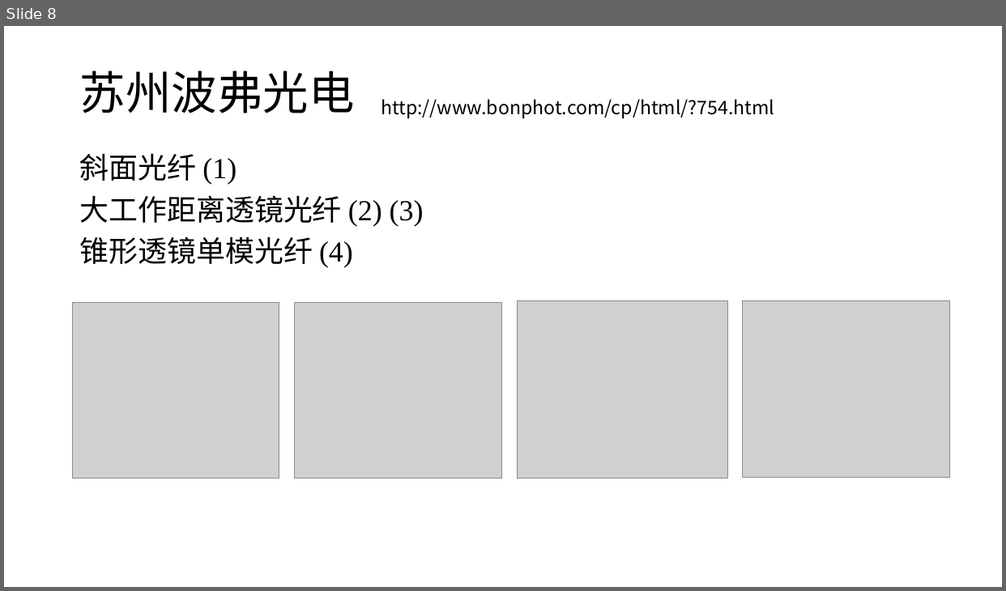
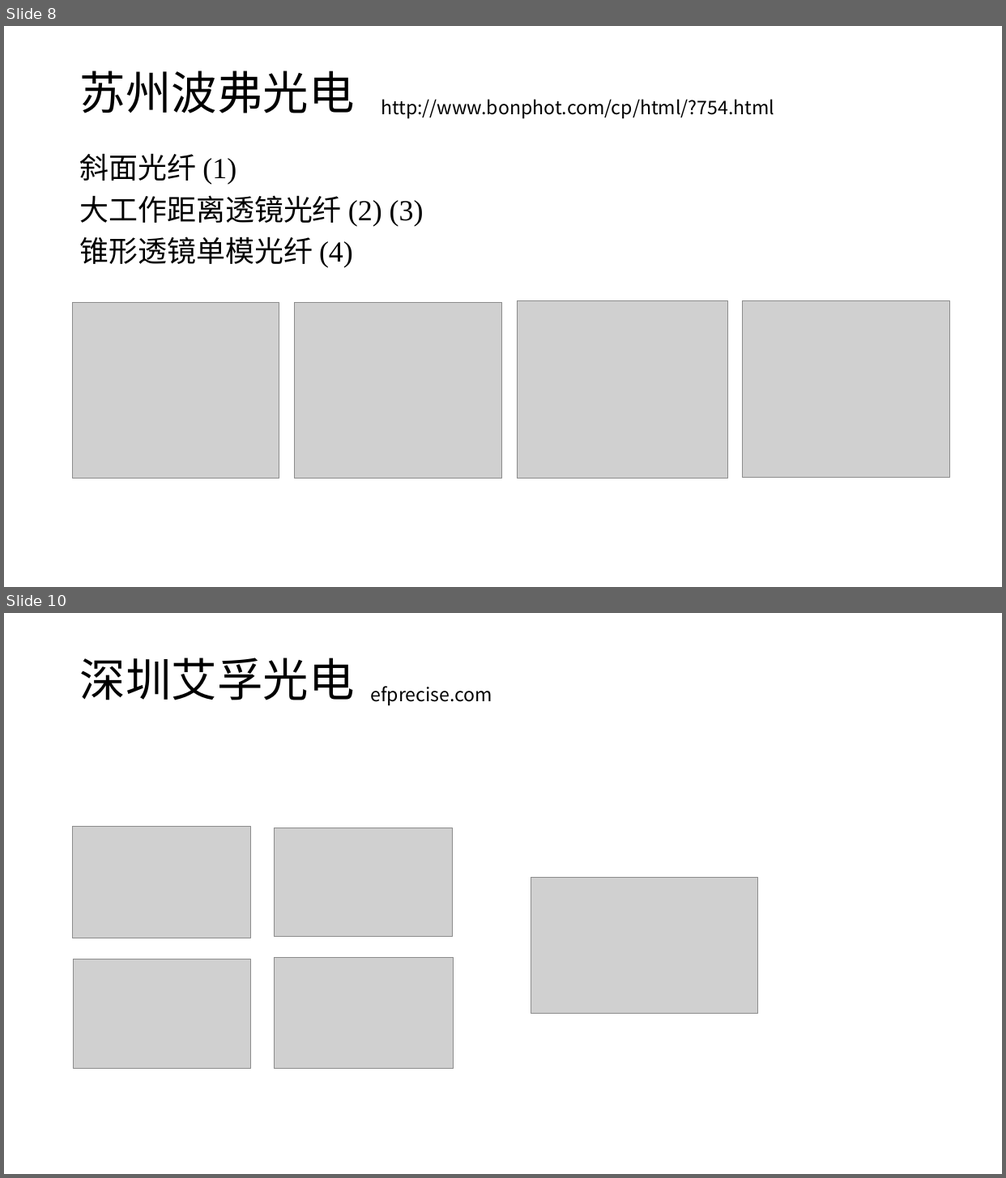
Before and after one commit to lucaschang95/DiscussionWithLin, a slide deck: 20191009 - topic.pptx. Shown one above the other, each under a label of ours: slide 8 before the commit, slides 8 and 10 after it; the slides between them are not shown. The pictures are 1006x591 and 1006x1178 pixels, drawn with LibreOffice and Linux fonts; fonts in the diff are those of the drawing; grey boxes stand for pictures. Boxes give left, top, right and bottom in pixels: in the first picture for what was removed or moved away, otherwise in the second. Text is boxed around its words. In the diff, an @@ line names an element or a change of style, - is before the commit and + after.

```diff
--- a/20191009 - topic.pptx
+++ b/20191009 - topic.pptx
@@ slide 10 added at (4,613,1002,1174), background #FFFFFF @@
@@ title added at (80,658,355,700), 44 pt, text #000000 @@
+深圳艾孚光电
@@ text added at (371,686,493,705), 18 pt, text #000000 @@
+efprecise.com
@@ picture added at (73,826,251,939) @@
@@ picture added at (275,828,454,937) @@
@@ picture added at (531,877,758,1013) @@
@@ picture added at (74,959,250,1069) @@
@@ picture added at (275,957,454,1069) @@
```
Also in this commit, not shown: 2 slides changed.
